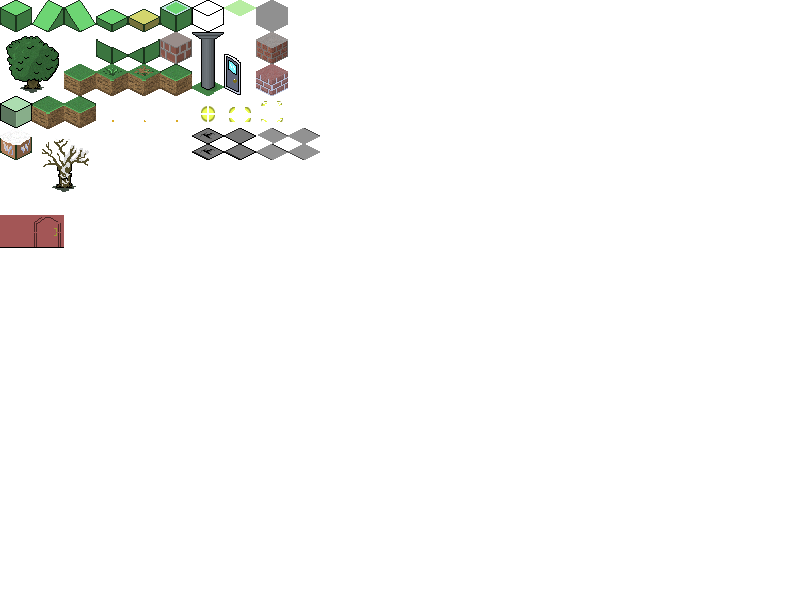
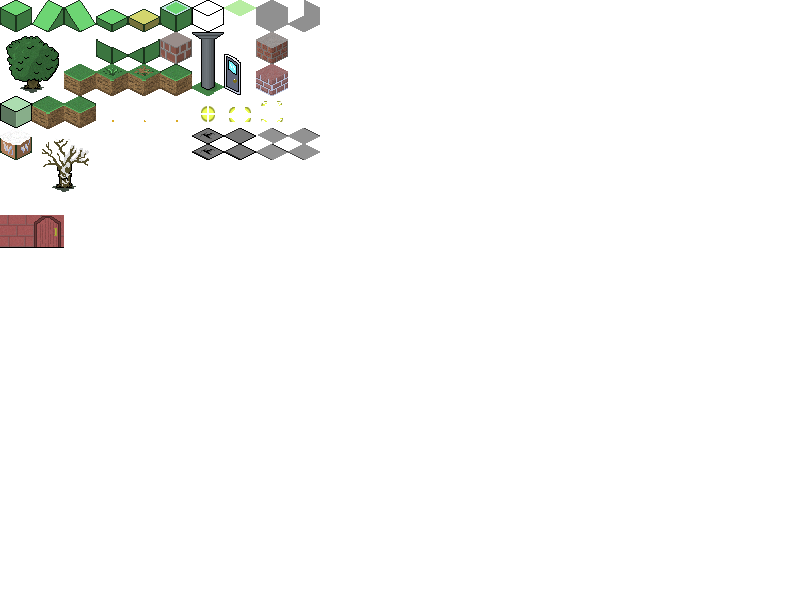
Revision of a layered 800x600 image; what changed, layer by layer:
painted on "Tiles" over [left=0, top=0, right=320, bottom=247]
